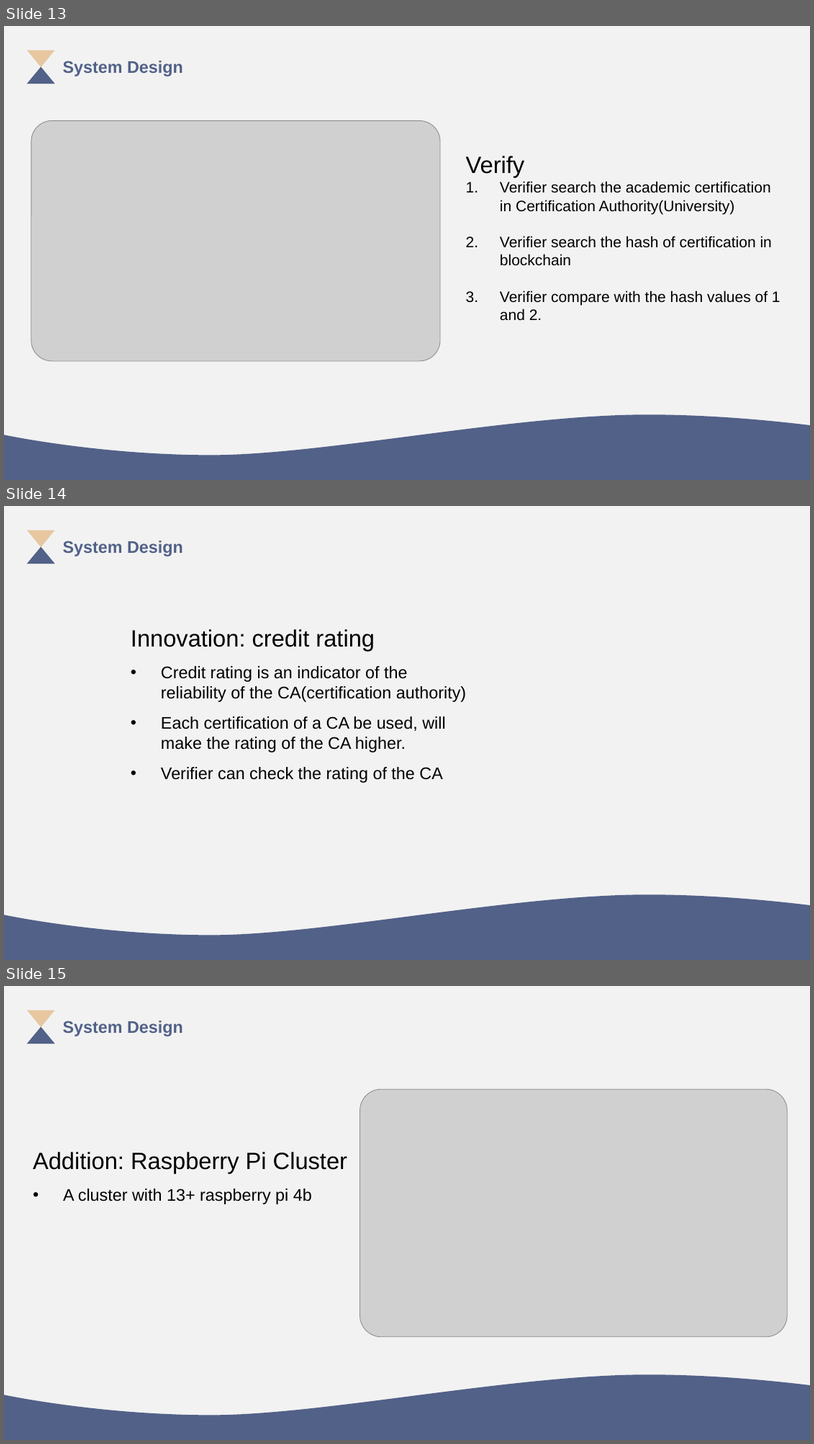
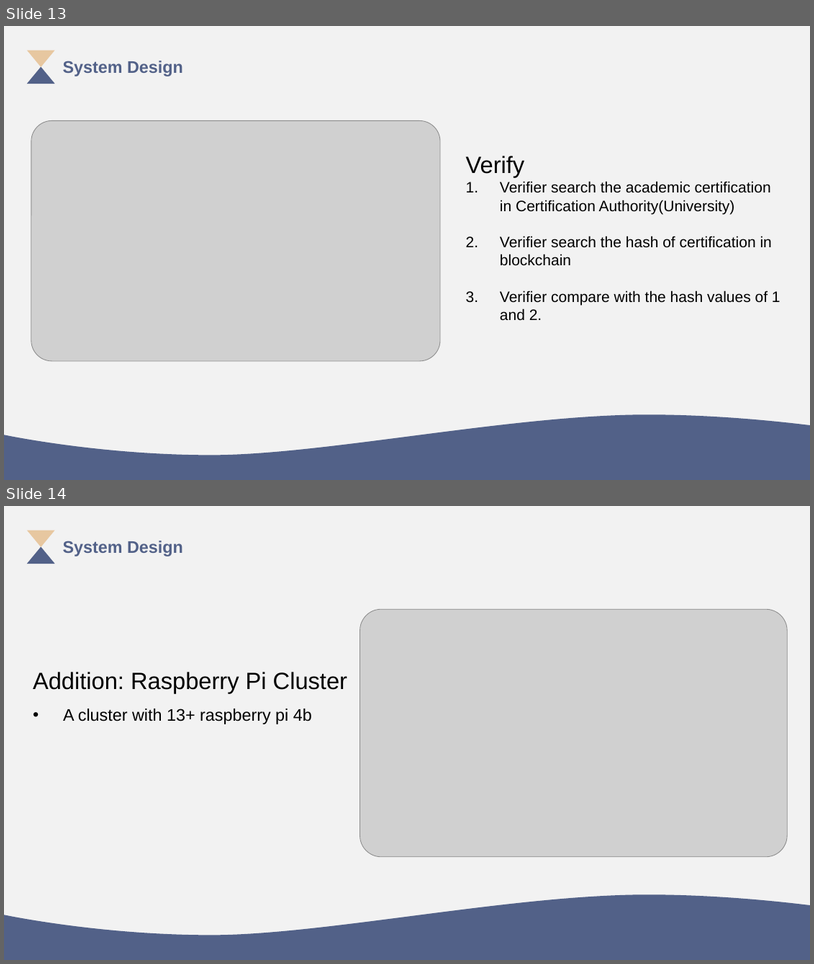
Before and after one commit to BravoChaoS/Block-Chain-Learning, a slide deck: slides/Report1.pptx. Shown one above the other, each under a label of ours: slides 13, 14 and 15 before the commit, slides 13 and 14 after it. The pictures are 814x1444 and 814x964 pixels, drawn with LibreOffice and Linux fonts; fonts in the diff are those of the drawing; grey boxes stand for pictures. Boxes give left, top, right and bottom in pixels: in the first picture for what was removed or moved away, otherwise in the second. Text is boxed around its words. In the diff, an @@ line names an element or a change of style, - is before the commit and + after.

```diff
--- a/slides/Report1.pptx
+++ b/slides/Report1.pptx
@@ slide 14 removed at (4,506,810,960), background #F2F2F2 @@
@@ triangle removed at (27,546,55,564) @@
@@ triangle removed at (27,530,55,547) @@
@@ text removed at (63,541,183,556) @@
-System Design
@@ text removed at (131,629,466,782) @@
-Innovation: credit rating
-• Credit rating is an indicator of the reliability of the CA(certification authority)
-• Each certification of a CA be used, will make the rating of the CA higher.
-• Verifier can check the rating of the CA
@@ freeform shape removed at (4,894,810,960) @@
@@ what was slide 15 is now slide 14 @@
```
Also in this commit, not shown: 1 slide changed, 15 other files.
